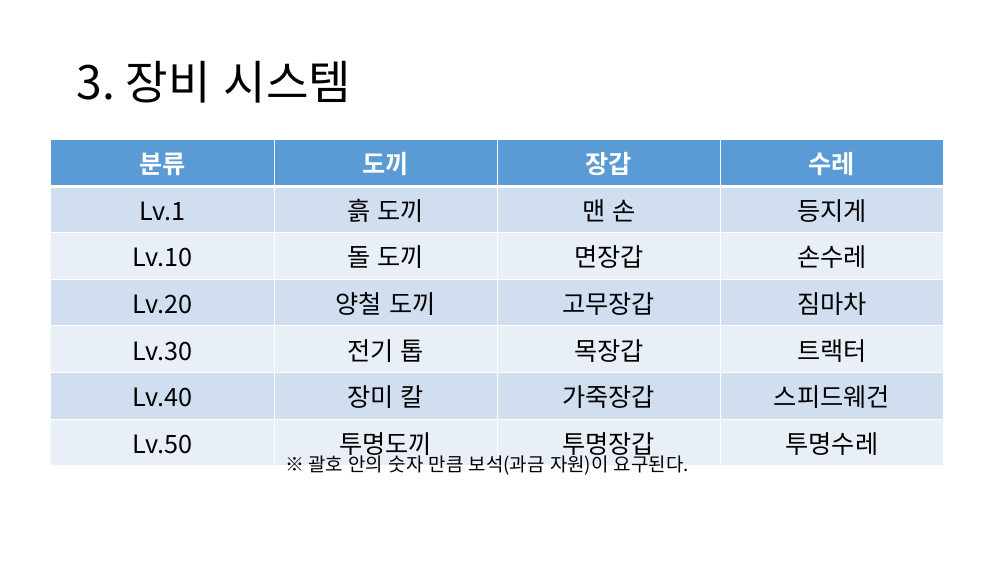
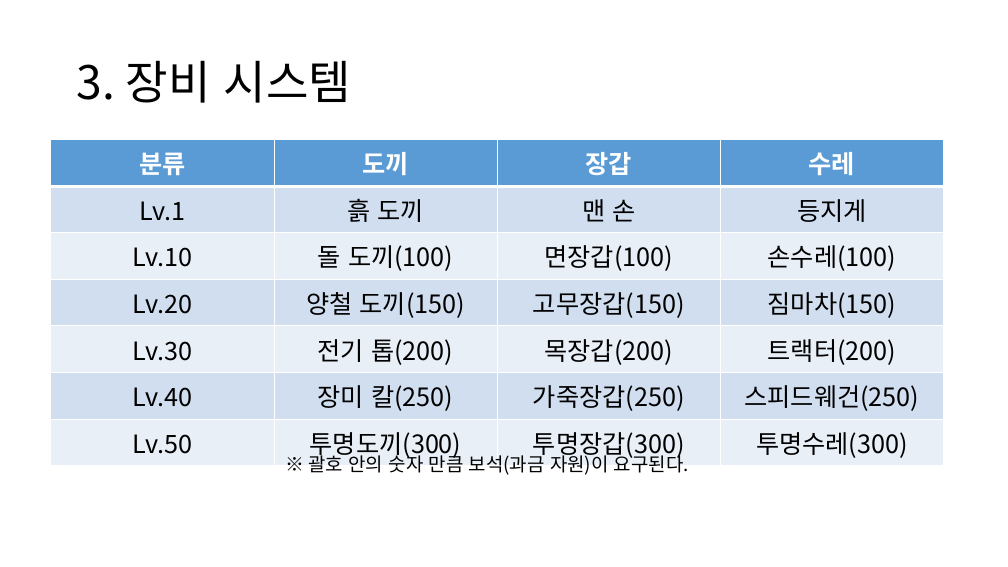
Before and after one commit to NakOh/KoreanCarpenter, a slide deck: slide 6 of 기획/Wood Cutter 시스템.pptx. Drawn at 1008x567 pixels with LibreOffice and Linux fonts; fonts in the diff are those of the drawing. Boxes give left, top, right and bottom in pixels: in the first picture for what was removed or moved away, otherwise in the second. Text is boxed around its words. In the diff, an @@ line names an element or a change of style, - is before the commit and + after.

Commit message:
수레 초기 값 설정, 10레벨 별 아이템의 보석 요구량
추가해두었습니다.

```diff
--- a/기획/Wood Cutter 시스템.pptx
+++ b/기획/Wood Cutter 시스템.pptx
@@ table at box(51, 140, 943, 464) @@
-row 3: Lv.10 | 돌 도끼 | 면장갑 | 손수레
+row 3: Lv.10 | 돌 도끼(100) | 면장갑(100) | 손수레(100)
-row 4: Lv.20 | 양철 도끼 | 고무장갑 | 짐마차
+row 4: Lv.20 | 양철 도끼(150) | 고무장갑(150) | 짐마차(150)
-row 5: Lv.30 | 전기 톱 | 목장갑 | 트랙터
+row 5: Lv.30 | 전기 톱(200) | 목장갑(200) | 트랙터(200)
-row 6: Lv.40 | 장미 칼 | 가죽장갑 | 스피드웨건
+row 6: Lv.40 | 장미 칼(250) | 가죽장갑(250) | 스피드웨건(250)
-row 7: Lv.50 | 투명도끼 | 투명장갑 | 투명수레
+row 7: Lv.50 | 투명도끼(300) | 투명장갑(300) | 투명수레(300)
```
Also in this commit, not shown: 1 other slide changed.
